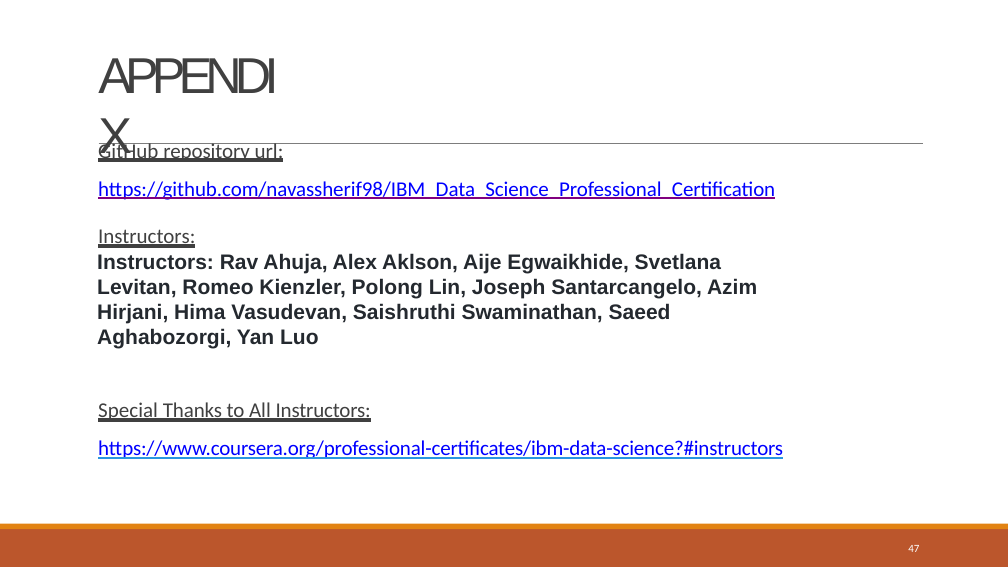
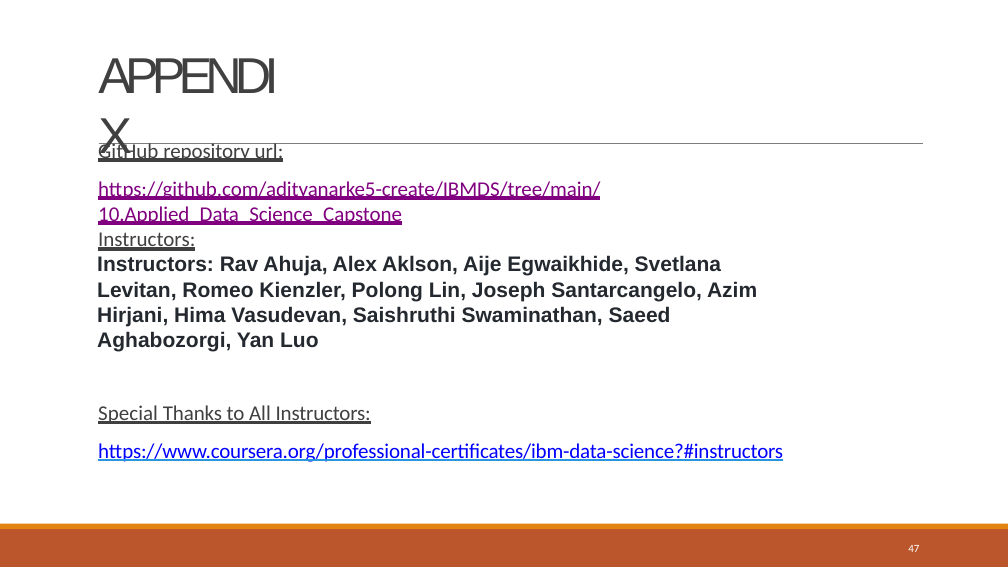
Before and after one commit to adityanarke5-create/IBMDS, a slide deck: slide 47 of 10.Applied_Data_Science_Capstone/Week 5 Present Your Data-Driven Insights/Data Science Journey.pptx. Drawn at 1008x567 pixels with LibreOffice and Linux fonts; fonts in the diff are those of the drawing. Boxes give left, top, right and bottom in pixels: in the first picture for what was removed or moved away, otherwise in the second. Text is boxed around its words. In the diff, an @@ line names an element or a change of style, - is before the commit and + after.

```diff
--- a/10.Applied_Data_Science_Capstone/Week 5 Present Your Data-Driven Insights/Data Science Journey.pptx
+++ b/10.Applied_Data_Science_Capstone/Week 5 Present Your Data-Driven Insights/Data Science Journey.pptx
@@ text at bbox=[98, 181, 600, 225]: text changed; text colour #0000FF to #800080 @@
-https://github.com/navassherif98/IBM_Data_Science_Professional_Certification
+https://github.com/adityanarke5-create/IBMDS/tree/main/10.Applied_Data_Science_Capstone
```
Also in this commit, not shown: 9 other slides changed.
